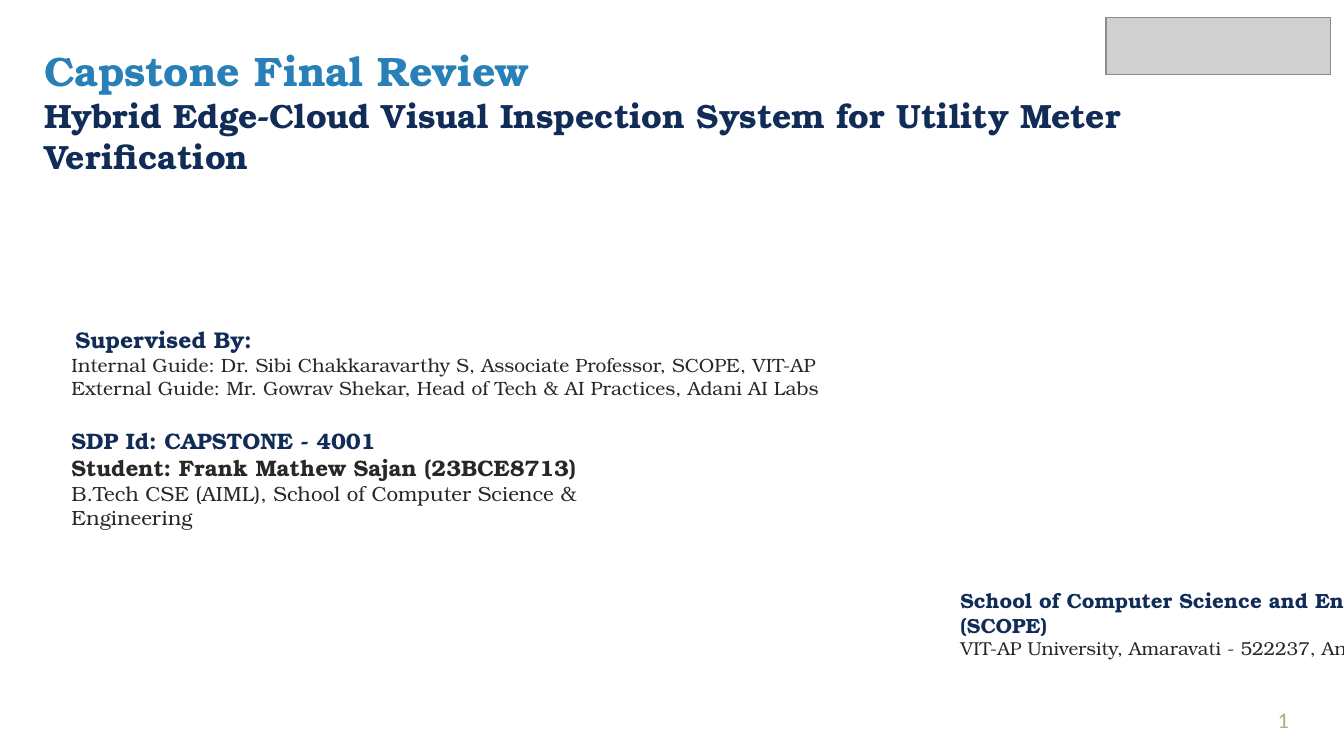
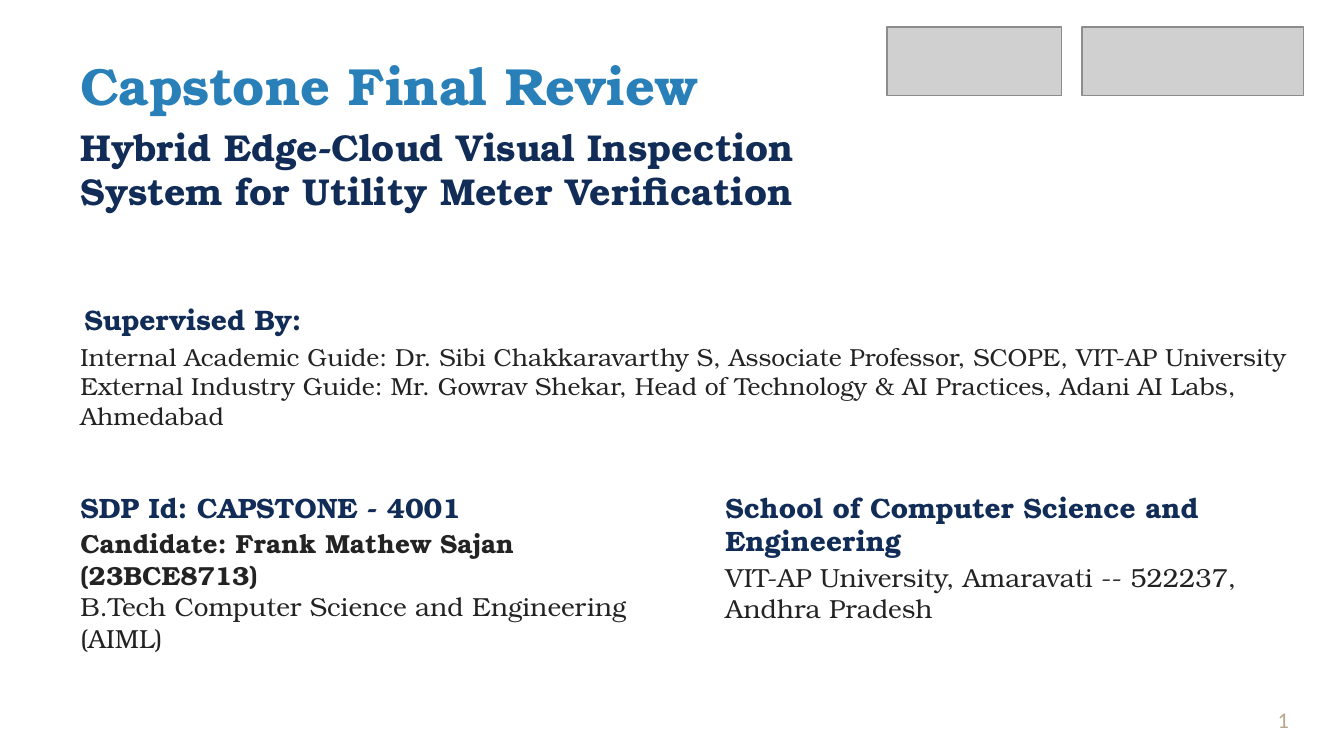
Before and after one commit to frankmathewsajan/psychic-spark, a slide deck: slide 1 of docs/presentation/Capstone_Final_Review_Presentation.pptx. Drawn at 1344x756 pixels with LibreOffice and Linux fonts; fonts in the diff are those of the drawing; grey boxes stand for pictures; background and template pictures are left out. Boxes give left, top, right and bottom in pixels: in the first picture for what was removed or moved away, otherwise in the second. Text is boxed around its words. In the diff, an @@ line names an element or a change of style, - is before the commit and + after.

Commit message:
fix(presentation-report): diagonal logo scaling, uniform bullets, abbreviations split, and layout perfection

```diff
--- a/docs/presentation/Capstone_Final_Review_Presentation.pptx
+++ b/docs/presentation/Capstone_Final_Review_Presentation.pptx
@@ picture added at (887, 27, 1062, 95) @@
@@ picture: place and size @@
-picture at (1106, 17, 1331, 74)
+picture at (1082, 27, 1304, 95)
@@ text "Capstone Final Review": place and size @@
-text "Capstone Final Review" at (44, 54, 1121, 170)
+text "Capstone Final Review" at (80, 65, 794, 214)
@@ text "Capstone Final Review" at (80, 65, 794, 214): size 22 to 28 pt in "Capstone Final Review"; size 18 to 20 pt in "Hybrid Edge-Cloud Visual Inspection System for Utility ..."; more space between paragraphs @@
@@ text "Supervised By:": place and size @@
-text "Supervised By:" at (71, 330, 819, 397)
+text "Supervised By:" at (80, 308, 1286, 426)
@@ text at (84, 308, 302, 336): size 12.2 to 15 pt in "Supervised By:"; more space between paragraphs @@
@@ text at (80, 348, 1286, 426): text changed; size 10.3 to 13.2 pt; text colour #282828 to #232323 @@
-Internal Guide: Dr. Sibi Chakkaravarthy S, Associate Professor, SCOPE, VIT-AP
-External Guide: Mr. Gowrav Shekar, Head of Tech & AI Practices, Adani AI Labs
+Internal Academic Guide: Dr. Sibi Chakkaravarthy S, Associate Professor, SCOPE, VIT-AP University
+External Industry Guide: Mr. Gowrav Shekar, Head of Technology & AI Practices, Adani AI Labs, Ahmedabad
@@ text "SDP Id: CAPSTONE - 4001": place and size @@
-text "SDP Id: CAPSTONE - 4001" at (71, 432, 576, 530)
+text "SDP Id: CAPSTONE - 4001" at (80, 497, 626, 652)
@@ text at (80, 497, 461, 519): size 12 to 15 pt in "SDP Id: CAPSTONE - 4001"; more space between paragraphs @@
@@ text at (725, 496, 1236, 619): text changed; size 10 to 14 pt; text colour #282828 to #232323 @@
-School of Computer Science and Engineering (SCOPE)
-VIT-AP University, Amaravati - 522237, Andhra Pradesh
+School of Computer Science and Engineering
+VIT-AP University, Amaravati -- 522237, Andhra Pradesh
@@ text at (80, 533, 626, 652): text changed; size 11 to 14 pt; text colour #282828 to #232323 @@
-Student: Frank Mathew Sajan (23BCE8713)
-B.Tech CSE (AIML), School of Computer Science & Engineering
+Candidate: Frank Mathew Sajan (23BCE8713)
+B.Tech Computer Science and Engineering (AIML)
```
Also in this commit, not shown: 15 other slides changed, 4 other files.
